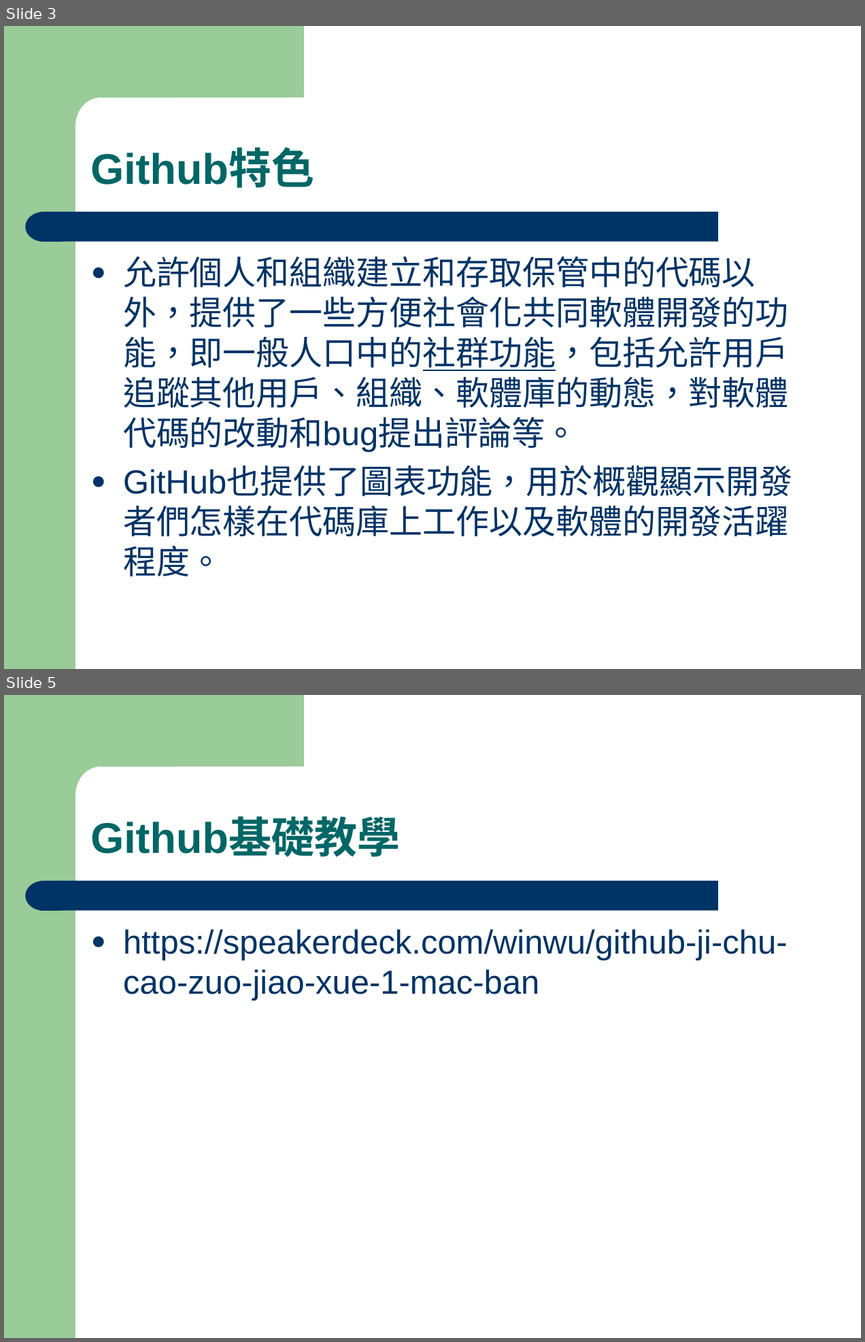
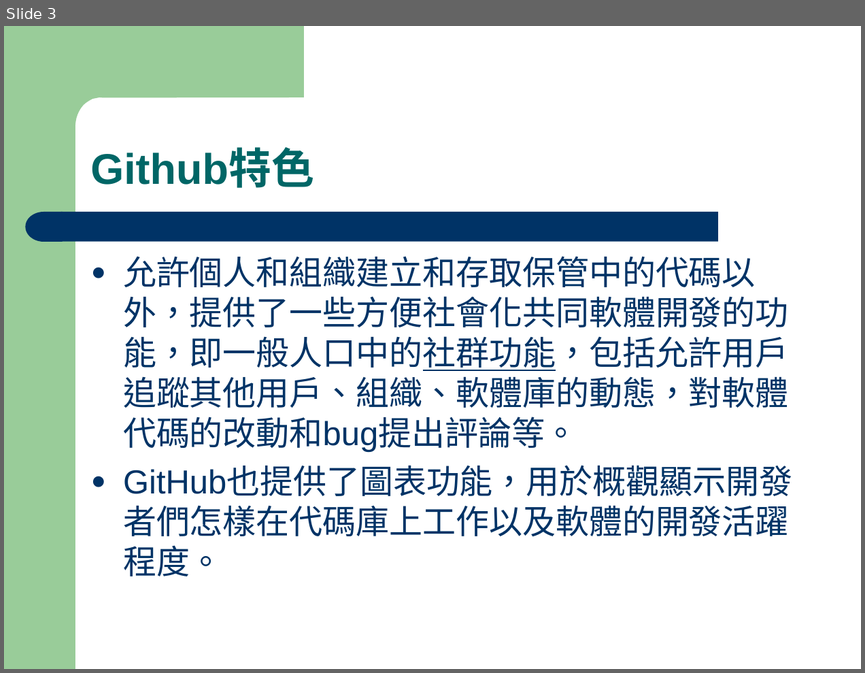
Before and after one commit to chii710050/github-ppt, a slide deck: 1209晨會_github版本控管.ppt. Shown one above the other, each under a label of ours: slides 3 and 5 before the commit, slide 3 after it; the slides between them are not shown. The pictures are 865x1342 and 865x673 pixels, drawn with LibreOffice and Linux fonts; fonts in the diff are those of the drawing. Boxes give left, top, right and bottom in pixels: in the first picture for what was removed or moved away, otherwise in the second. Text is boxed around its words. In the diff, an @@ line names an element or a change of style, - is before the commit and + after.

```diff
--- a/1209晨會_github版本控管.ppt
+++ b/1209晨會_github版本控管.ppt
@@ slide 5 removed at <box>4,695,861,1338</box>, background #FFFFFF; not listed: 4 template elements that a slide beside it also shows @@
@@ text removed at <box>90,819,400,857</box> @@
-Github基礎教學
@@ text removed at <box>123,929,787,1000</box> @@
-● https://speakerdeck.com/winwu/github-ji-chu-cao-zuo-jiao-xue-1-mac-ban
```
Also in this commit, not shown: 1 slide changed.
